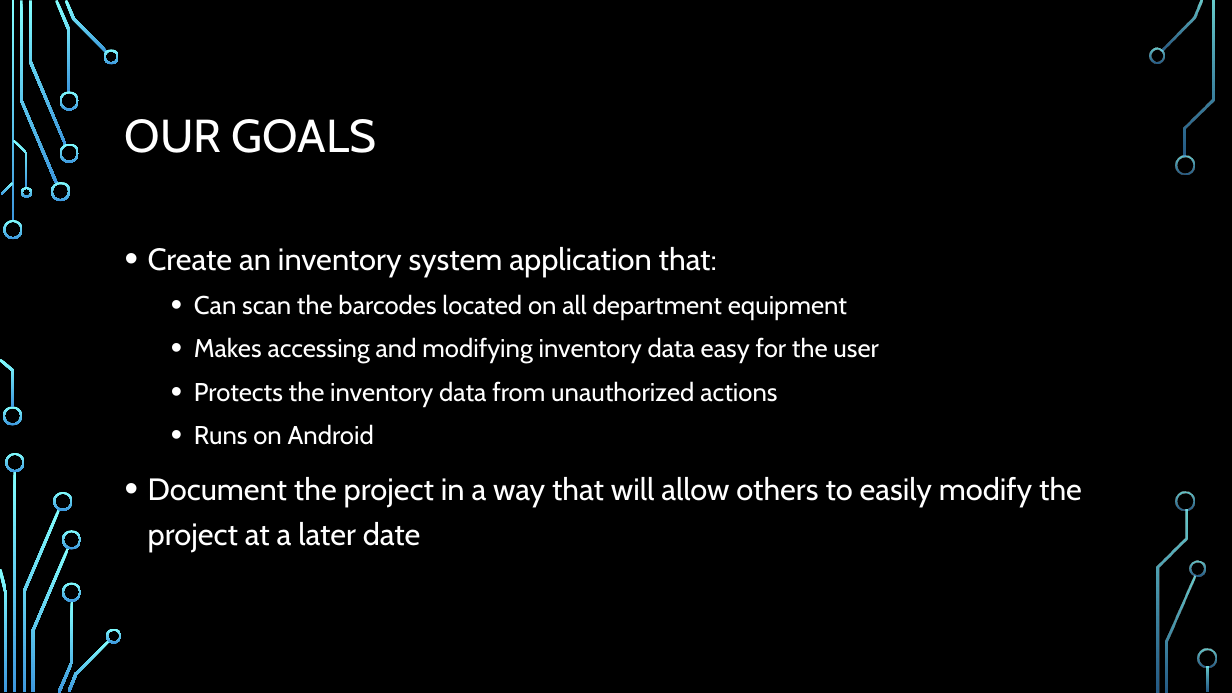
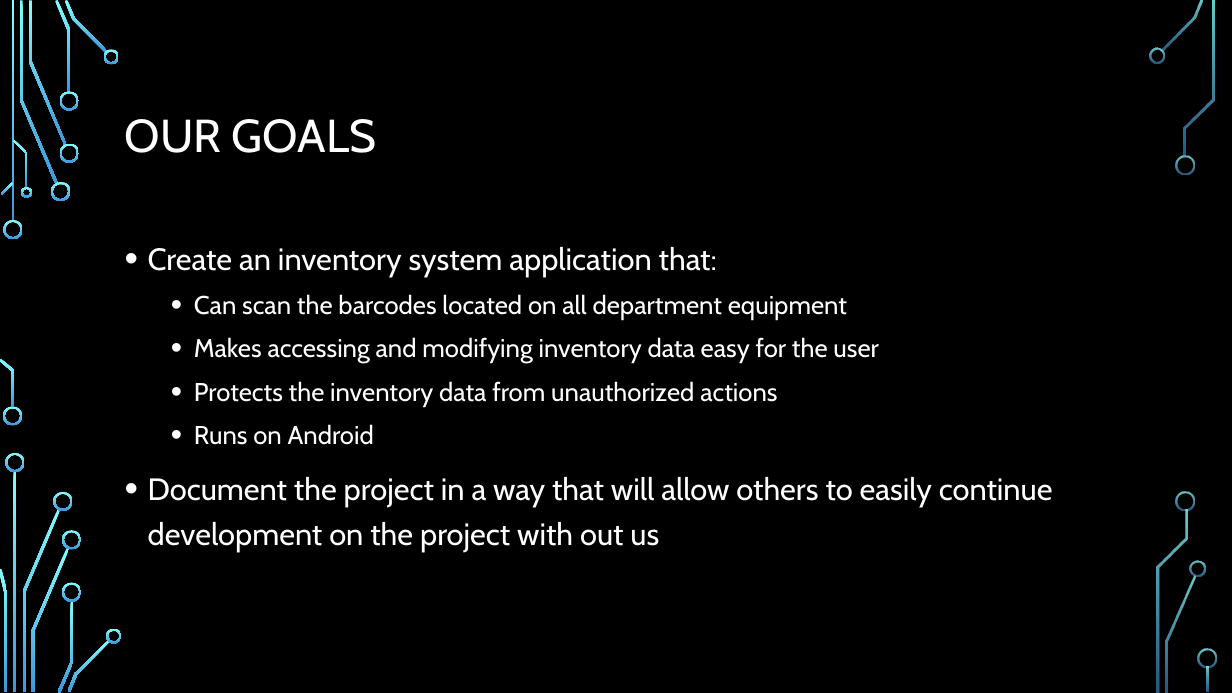
Before and after one commit to frozenNodak/InventoryManagement491, a slide deck: slide 2 of Inventory Management System demo draft.pptx. Drawn at 1232x693 pixels with LibreOffice and Linux fonts; fonts in the diff are those of the drawing; background and template pictures are left out. Boxes give left, top, right and bottom in pixels: in the first picture for what was removed or moved away, otherwise in the second. Text is boxed around its words. In the diff, an @@ line names an element or a change of style, - is before the commit and + after.

```diff
--- a/Inventory Management System demo draft.pptx
+++ b/Inventory Management System demo draft.pptx
@@ text at <box>148,477,1053,551</box>: text changed @@
-• Document the project in a way that will allow others to easily modify the project at a later date
+• Document the project in a way that will allow others to easily continue development on the project with out us
```
Also in this commit, not shown: 6 other slides changed, 1 slide added.
